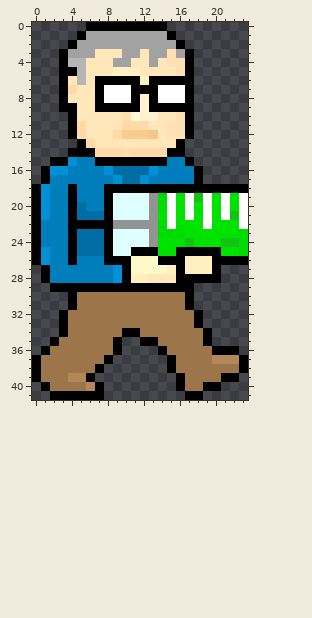
Pixel-art sprite: Imgs/Walking 3.png. Above: the version before the commit.
The file is 24x42 pixels. Colours within 5 levels of each other are drawn and written as one.
Once edited:
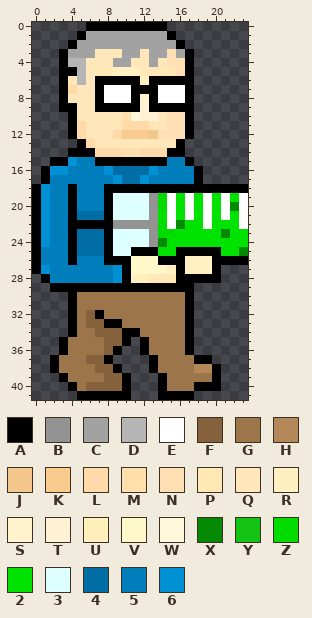
Palette (. is transparent): A #000000  B #939393  C #a2a2a2  D #b6b5b5  E #ffffff  F #85613c  G #9d754b  H #b48758  J #f3c68c  K #f9cb8f  L #ffdaa8  M #ffe0ad  N #ffe0b4  P #ffe8b4  Q #ffe7ba  R #ffefc1  S #fff2cd  T #fff1d4  U #ffefba  V #fff9c9  W #fff7d9  X #048904  Y #13c313  Z #00dc00  2 #00e200  3 #ddffff  4 #006ea4  5 #007ebc  6 #0090d5
Changes in this commit:
y 10: x 15 Q -> N
y 12: x 14 Q -> N
y 14: x 11 L -> M
y 19: x 18 Y -> 2
y 20: x 5 4 -> 5; x 22 2 -> X
y 21: x 22 Y -> 2
y 22: x 1 5 -> 6; x 16 2 -> X
y 23: x 1 5 -> 6; x 16 Z -> 2; x 21 2 -> X; x 23 Z -> 2
y 24: x 1 5 -> 6; x 14 2 -> X; x 17 Y -> 2; x 21..23 YYZ -> 222
y 25: x 1 6 -> 5; x 23 Z -> X
y 26: x 1 6 -> 5
y 27: x 0..1 .A -> A6
y 28: x 11 U -> R
y 32: x 3..4 AG -> .A; x 6..7 GG -> FA; x 17..18 GA -> A.
y 33: x 3..4 AG -> .A; x 6..9 GGGG -> FFAA; x 17..18 GA -> A.
y 34: x 3..4 AG -> .A; x 7..9 GGG -> FFF; x 17..19 GGA -> A..
y 35: x 2..3 AG -> .A; x 8..10 GA. -> FFA; x 13 A -> G; x 17..19 GGA -> A..
y 36: x 1..3 AGG -> ..A; x 8 G -> F; x 12..14 ..A -> AGG; x 17..22 GGGAAA -> A.....
y 37: x 0..2 AGG -> ..A; x 6..7 GG -> FF; x 13..15 ..A -> AGG; x 18..23 GGHHHA -> AA....
y 38: x 0..2 AGG -> ..A; x 7..9 A.. -> FFA; x 13..15 ..A -> AGG; x 18..23 GGGGGA -> HHA...
y 39: x 0..10 AGGGHHA.... -> ...AGGGGFFA; x 14..16 ..A -> AGG; x 20..22 GAA -> A..
y 40: x 1..4 AGGG -> ...A; x 6..10 HA... -> FFFFA; x 14..16 ..A -> AGG; x 18 G -> A
y 41: x 2..4 AAA -> ...; x 8..10 ... -> AAA; x 14..16 ... -> AAA; x 18 A -> .
